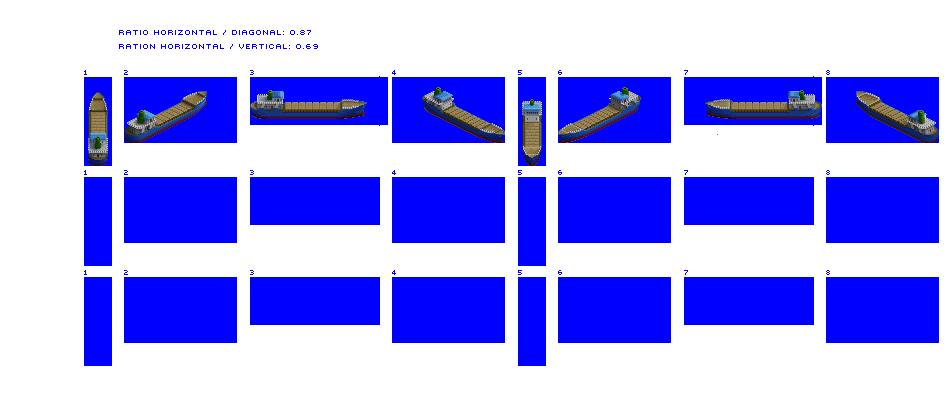
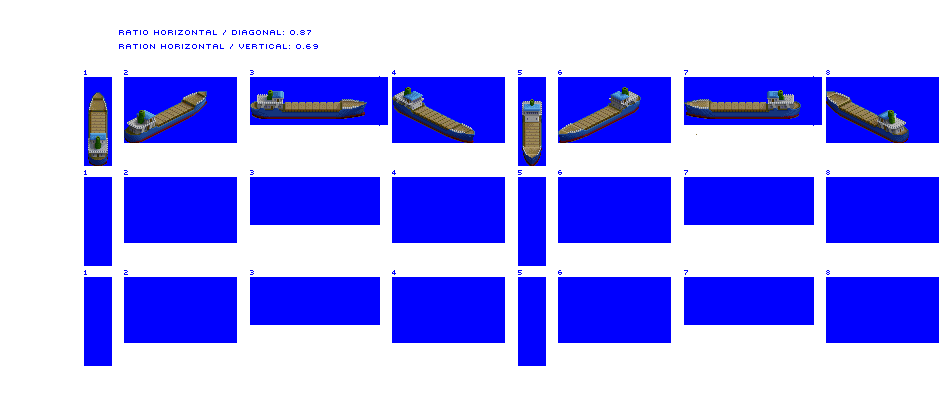
Layered file, before and after one edit (950x400). Changes by layer:
painted on "Coaster" over [392, 87, 939, 143]
